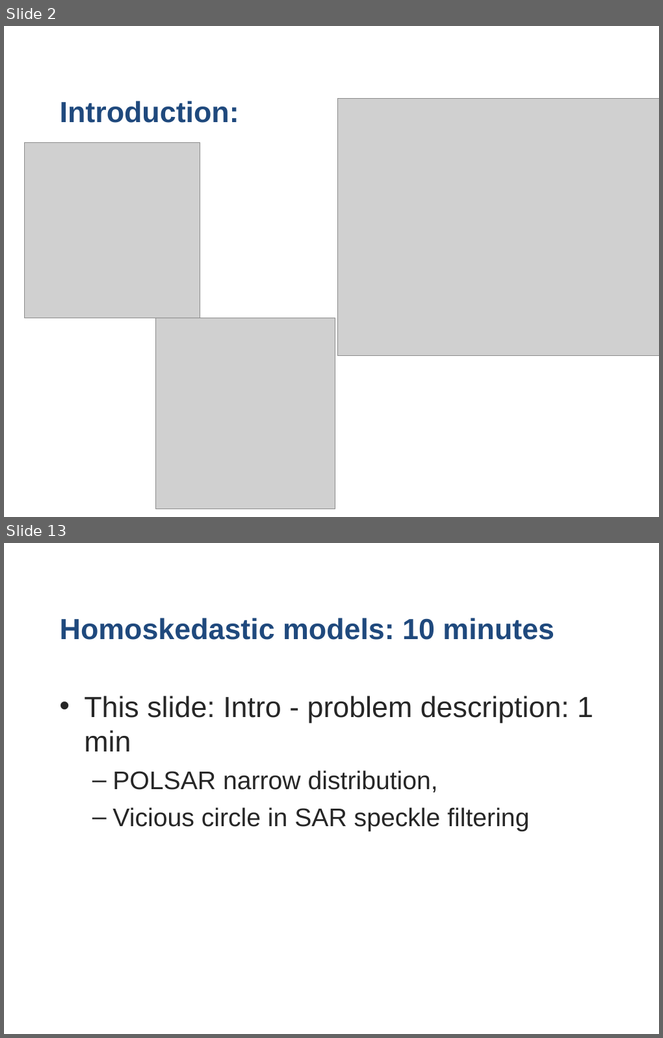
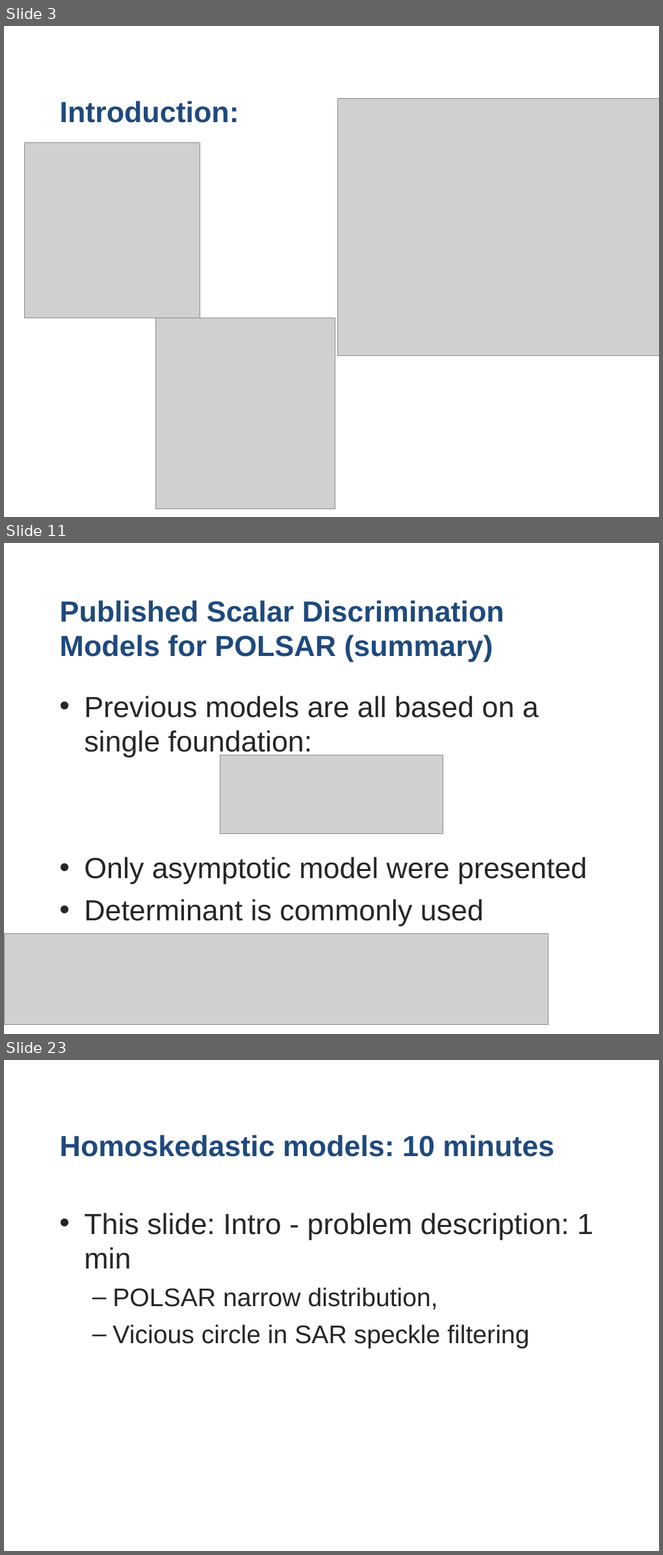
Before and after one commit to stivo-suong/thesis-latex-dev, a slide deck: oral_defense/Scalar & Homoskedastic Models for SAR & POLSAR.pptx.ppt. Shown one above the other, each under a label of ours: slides 2 and 13 before the commit, slides 3, 11 and 23 after it; the slides between them are not shown. The pictures are 663x1038 and 663x1555 pixels, drawn with LibreOffice and Linux fonts; fonts in the diff are those of the drawing; grey boxes stand for pictures; background and template pictures are left out. Boxes give left, top, right and bottom in pixels: in the first picture for what was removed or moved away, otherwise in the second. Text is boxed around its words. In the diff, an @@ line names an element or a change of style, - is before the commit and + after.

```diff
--- a/oral_defense/Scalar & Homoskedastic Models for SAR & POLSAR.pptx.ppt
+++ b/oral_defense/Scalar & Homoskedastic Models for SAR & POLSAR.pptx.ppt
@@ slide 11 added at <box>4,543,659,1034</box>, background #FFFFFF @@
@@ title added at <box>60,600,504,662</box>, 32 pt, text #1F497D, bold @@
+Published Scalar Discrimination Models for POLSAR (summary)
@@ text added at <box>84,696,587,927</box>, 32 pt, text #262626 @@
+• Previous models are all based on a single foundation:
+• Only asymptotic model were presented
+• Determinant is commonly used
@@ picture added at <box>220,756,443,834</box> @@
@@ picture added at <box>4,934,549,1025</box> @@
@@ what was slide 2 is now slide 3 @@
@@ what was slide 13 is now slide 23 @@
```
Also in this commit, not shown: 3 slides changed, 16 other slides added, 6 slides removed.
